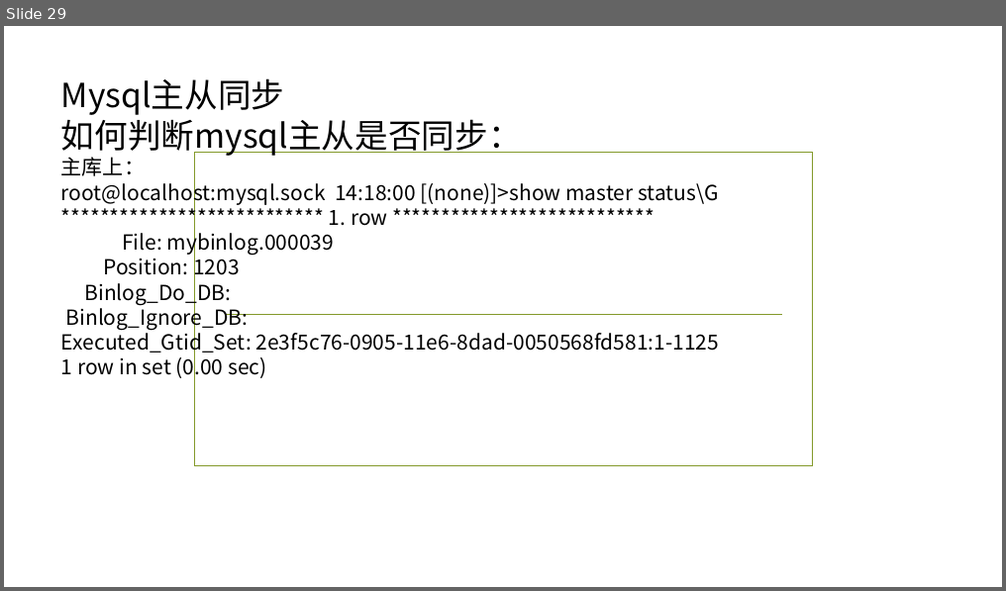
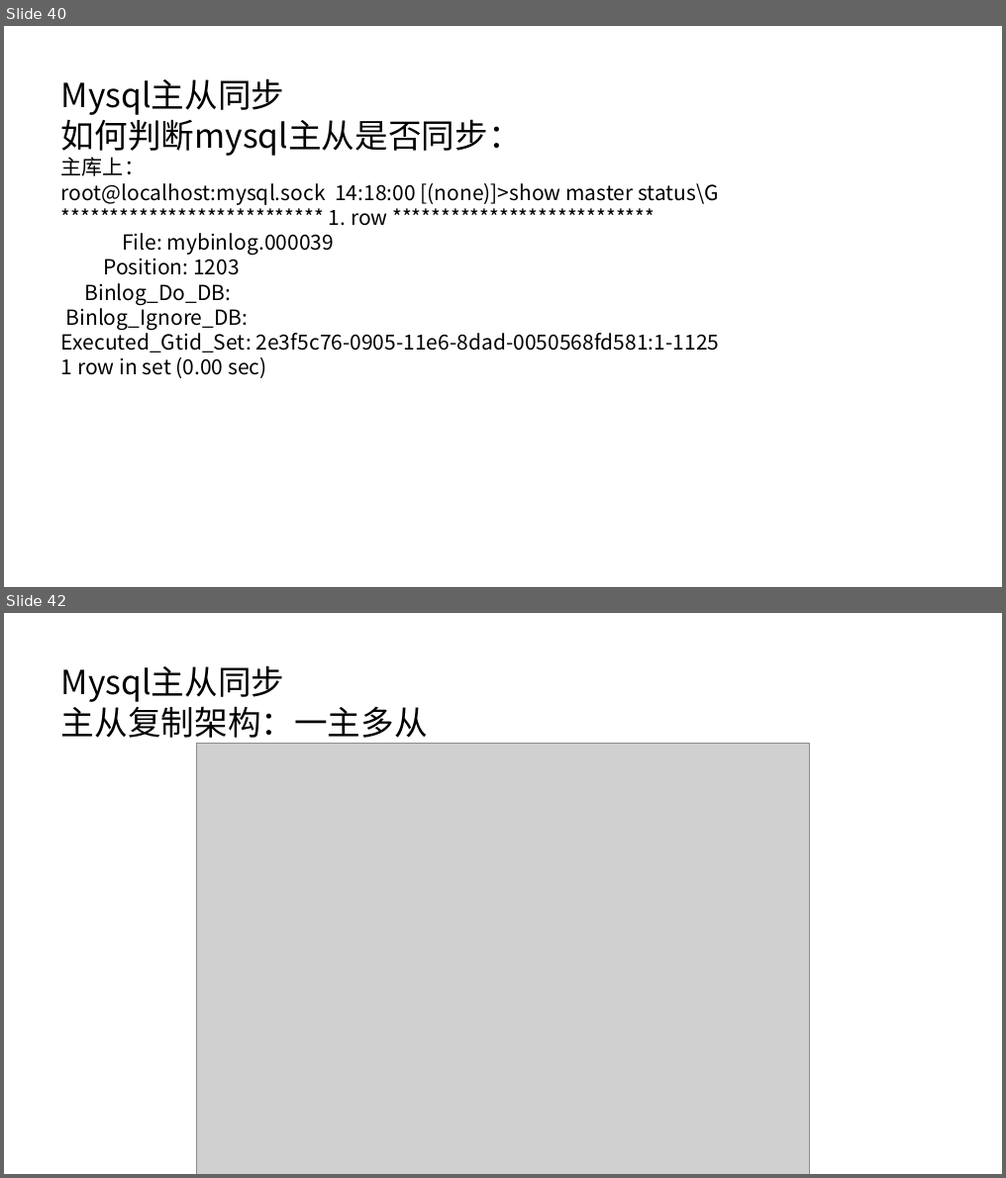
Before and after one commit to ronghuaihai/sharefiles, a slide deck: 数据库演示.pptx. Shown one above the other, each under a label of ours: slide 29 before the commit, slides 40 and 42 after it; the slides between them are not shown. The pictures are 1006x591 and 1006x1178 pixels, drawn with LibreOffice and Linux fonts; fonts in the diff are those of the drawing; grey boxes stand for pictures; background and template pictures are left out. Boxes give left, top, right and bottom in pixels: in the first picture for what was removed or moved away, otherwise in the second. Text is boxed around its words. In the diff, an @@ line names an element or a change of style, - is before the commit and + after.

```diff
--- a/数据库演示.pptx
+++ b/数据库演示.pptx
@@ slide 42 added at bbox=[4, 613, 1002, 1174], background picture (left out) @@
@@ text added at bbox=[61, 665, 428, 744], 32 pt, text #000000 @@
+Mysql主从同步
+主从复制架构：一主多从
@@ picture added at bbox=[196, 743, 810, 1174] @@
@@ what was slide 29 is now slide 40 @@
@@ slide 40 changed as well @@
@@ rectangle removed at bbox=[195, 153, 813, 467] @@
@@ line removed from (224, 314) to (782, 314) @@
```
Also in this commit, not shown: 33 other slides changed, 16 other slides added, 1 slide removed, 57 other files.
